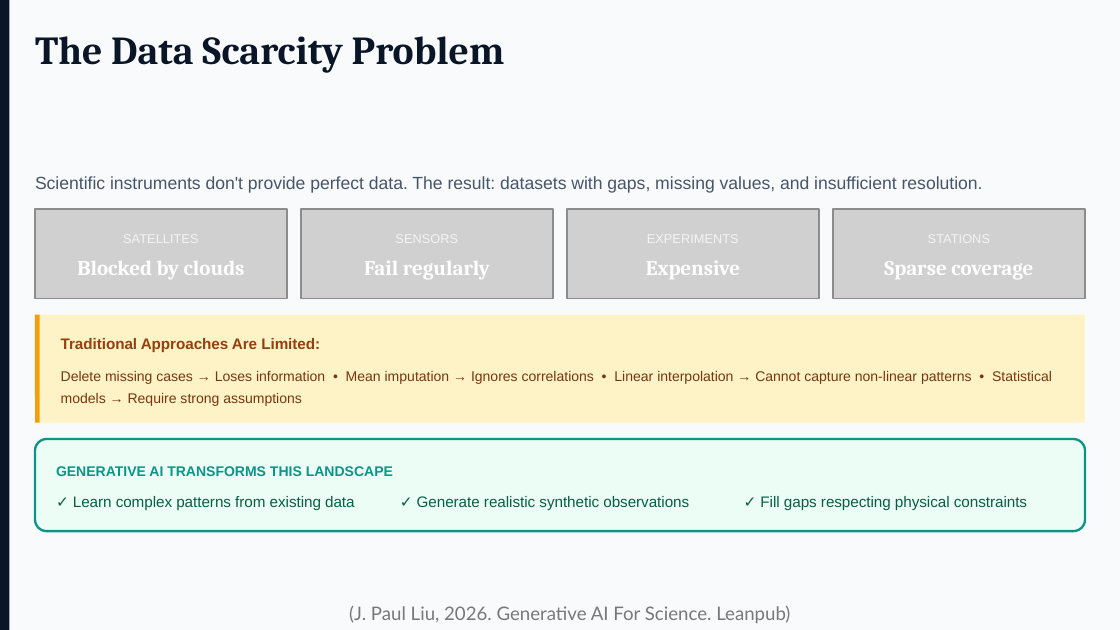
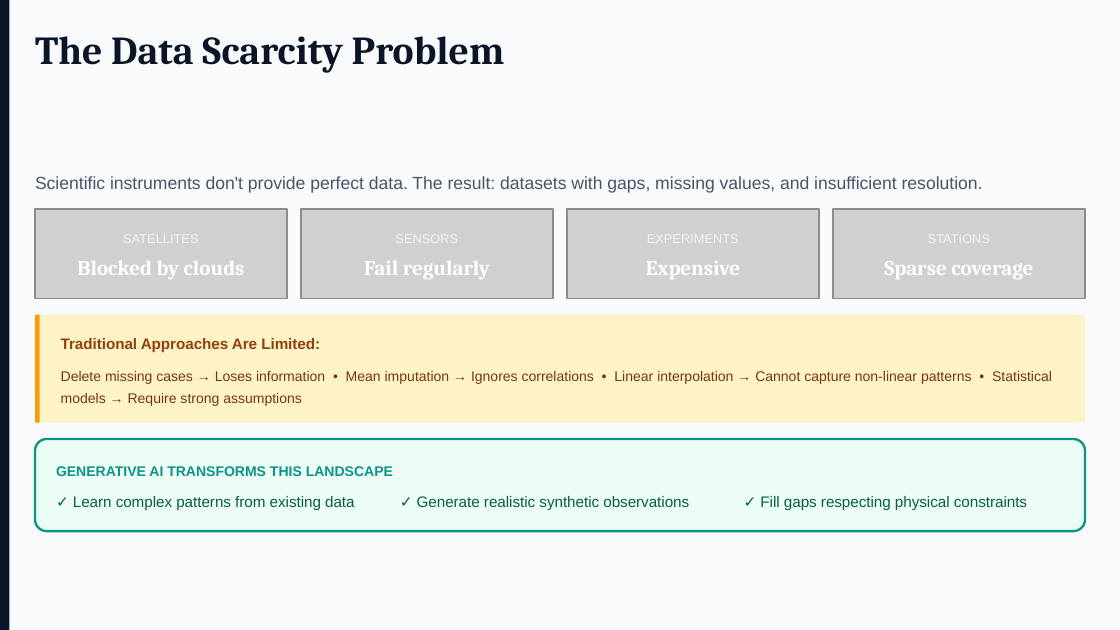
Before and after one commit to jpliu168/Generative_AI_For_Science, a slide deck: slide 2 of PPTX/Chapter_5_Data2Data.pptx. Drawn at 1120x630 pixels with LibreOffice and Linux fonts; fonts in the diff are those of the drawing; grey boxes stand for pictures. Boxes give left, top, right and bottom in pixels: in the first picture for what was removed or moved away, otherwise in the second. Text is boxed around its words. In the diff, an @@ line names an element or a change of style, - is before the commit and + after.

```diff
--- a/PPTX/Chapter_5_Data2Data.pptx
+++ b/PPTX/Chapter_5_Data2Data.pptx
@@ text removed at [349,606,790,623] @@
-(J. Paul Liu, 2026. Generative AI For Science. Leanpub)
```
Also in this commit, not shown: 15 other slides changed, 1 other file.
